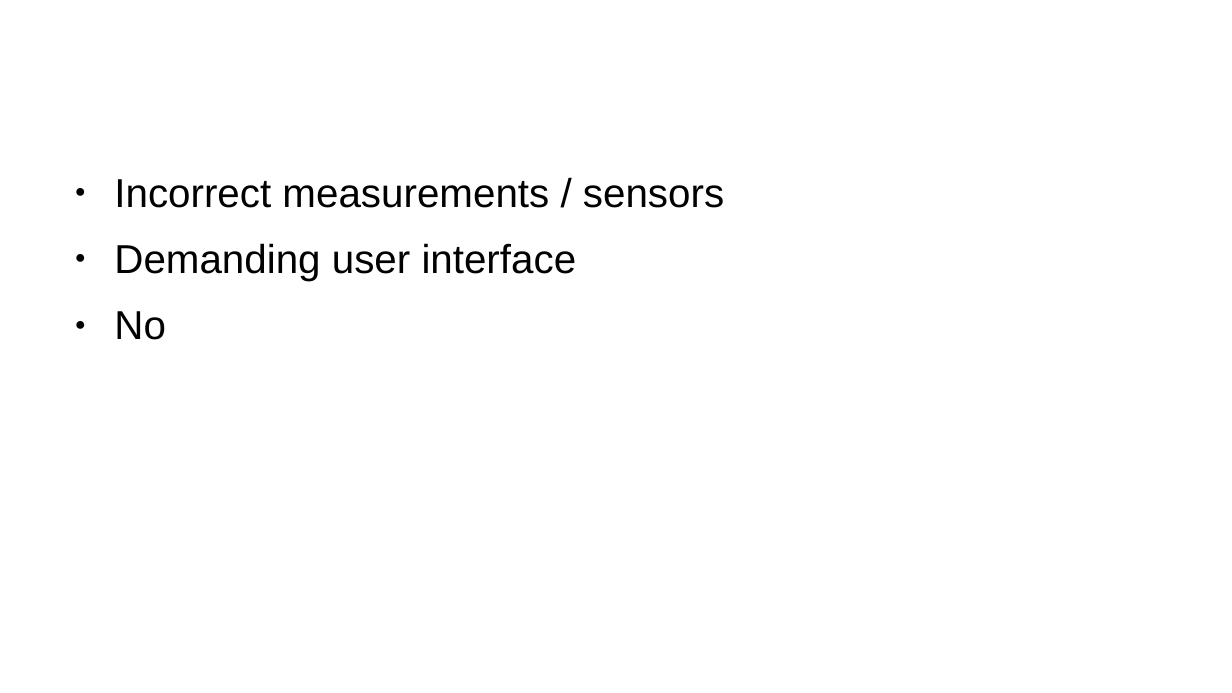
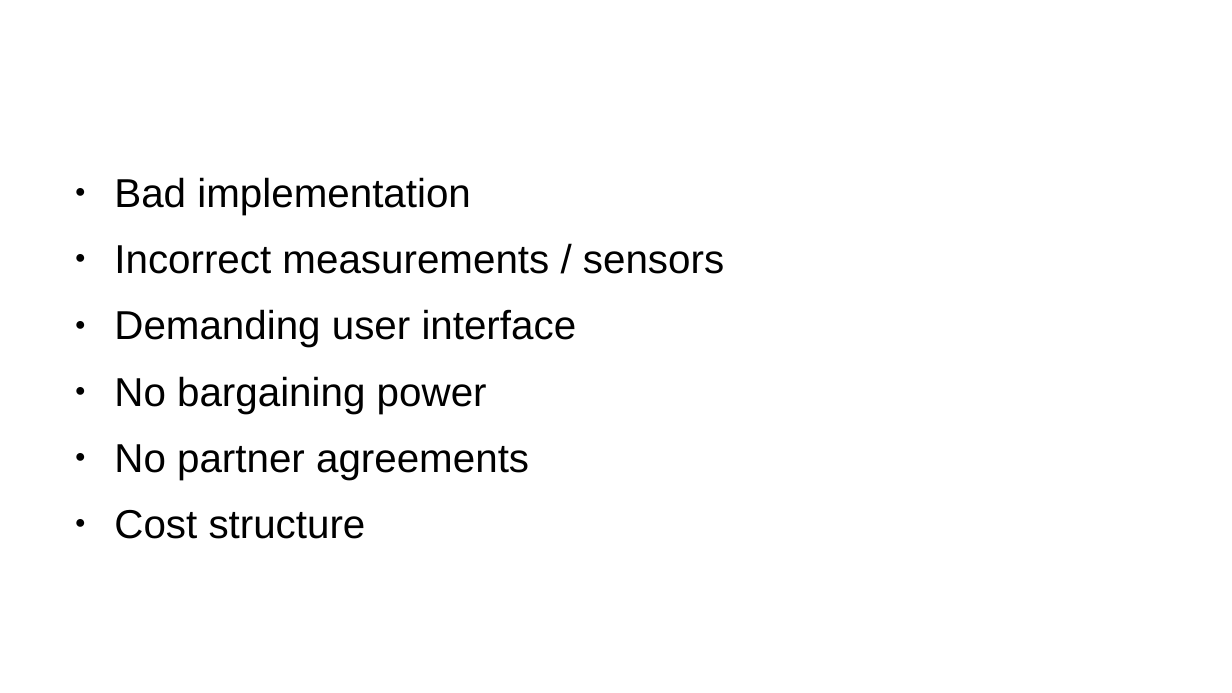
Before and after one commit to chpmoreno/PerfectND, a slide deck: slide 5 of presentation.odp. Drawn at 1232x693 pixels with LibreOffice and Linux fonts; fonts in the diff are those of the drawing; background and template pictures are left out. Boxes give left, top, right and bottom in pixels: in the first picture for what was removed or moved away, otherwise in the second. Text is boxed around its words. In the diff, an @@ line names an element or a change of style, - is before the commit and + after.

Commit message:
changes in the presentation

```diff
--- a/presentation.odp
+++ b/presentation.odp
@@ text at (114, 177, 471, 215): paragraph added @@
+● Bad implementation
@@ text at (114, 376, 529, 539): text changed @@
-● No
+● No bargaining power
+● No partner agreements
+● Cost structure
```
Also in this commit, not shown: 1 other slide changed, 2 slides added, 1 slide removed, 1 other file.
